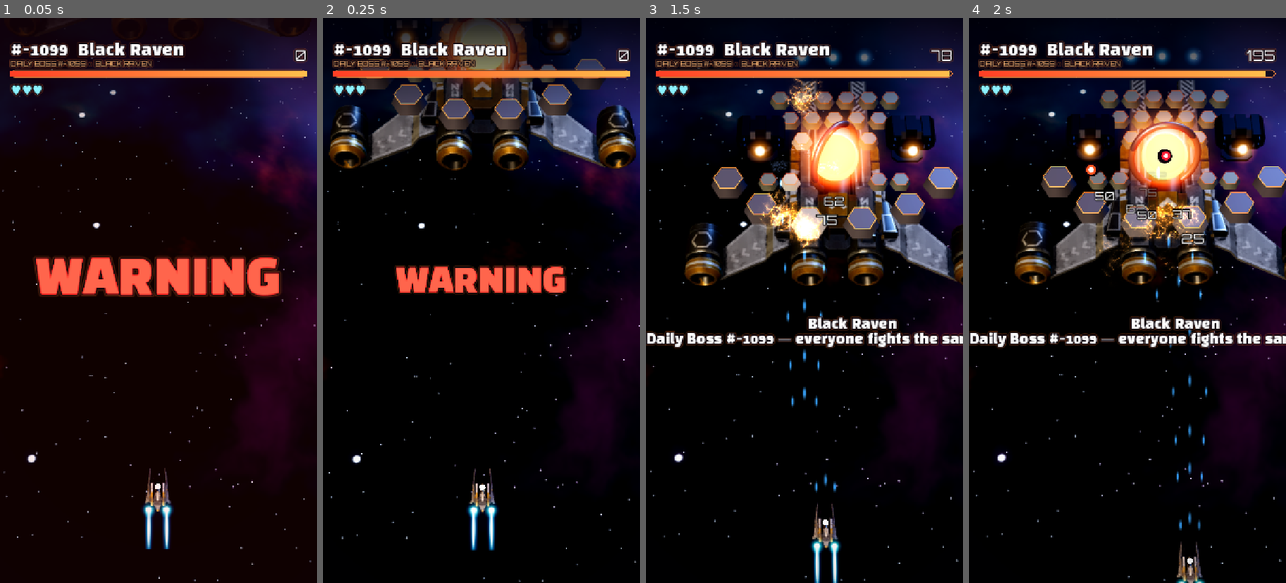
Above: before the commit, frames 1-4 (left to right).
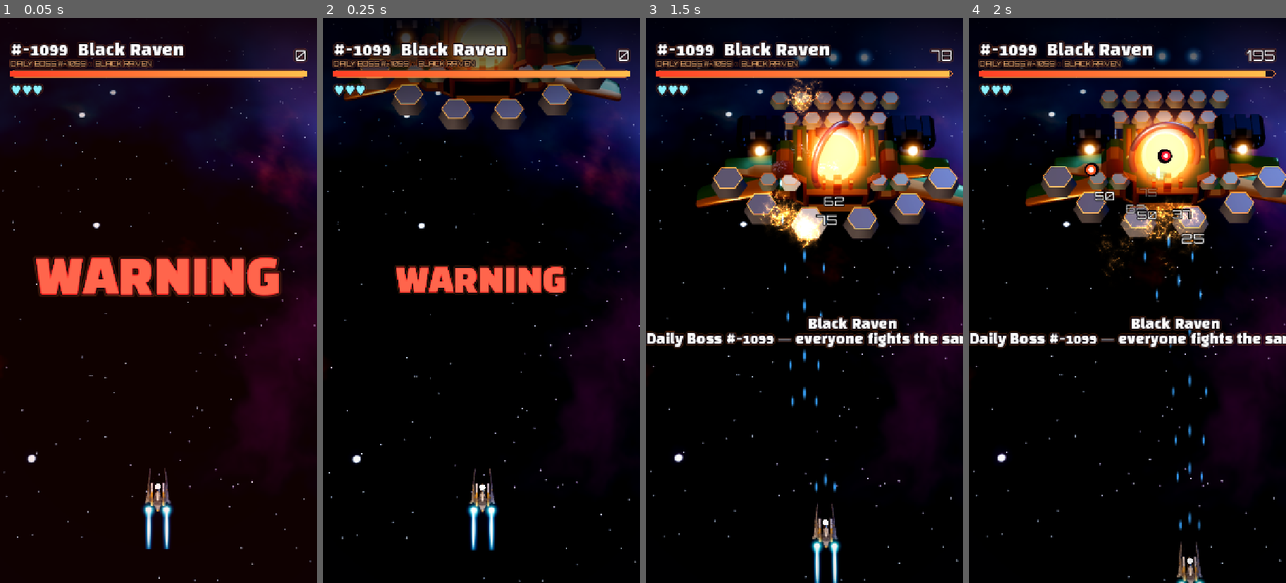
Above: after the commit, the same moments.

Repository: aske0115/thirdPrj
Game: Godot game, scene res://scenes/main.tscn
The game is run twice, just before and just after one commit, with the same random seed, the same clock (stepped at 60 frames per second) and the same inputs.
Inputs (mouse positions are in pixels of both pictures, inside the frame that each line leads up to):
- Up to frame 1 (0.05 s): no input
- Up to frame 2 (0.25 s): no input
- Up to frame 3 (1.5 s): move the mouse to (874, 272) at 0.52 s; click (874, 272) at 0.67 s; drag from (741, 328) to (788, 413) at 1.27 s
- Up to frame 4 (2 s): no input

The runs differ from the first frame. In frame 1, less than 0.1% of the frame differs, in the area x 7-96%, y 0-4%; in frame 2, 8.8%; in frame 3, 11%, in the area x 12-100%, y 11-48%; in frame 4, 9.9%.

Commit message:
결정 012: 졸병 3종(편대 전투기·기뢰·방패 드론)으로 기체 무기 상성, 날마다 보스 몸통 4종·졸병 2종, 기체 모델 4종 교체(Poly Pizza Quaternius CC0), 조각 15=보석 1
Co-Authored-By: Claude Opus 5.5 <noreply@anthropic.com>

Diff:
--- a/scripts/daily.gd
+++ b/scripts/daily.gd
@@ -11,6 +11,9 @@
 	["번개", "Thunder"], ["얼어붙은", "Frozen"], ["검은", "Black"], ["황금", "Golden"], ["울부짖는", "Howling"]]
 const NOUN := [["고래", "Whale"], ["가오리", "Manta"], ["거북", "Turtle"], ["상어", "Shark"], ["해파리", "Jelly"],
 	["까마귀", "Raven"], ["딱정벌레", "Beetle"], ["전갈", "Scorpion"], ["매", "Hawk"], ["뱀장어", "Eel"]]
+# 보스 몸통(모두 Quaternius CC0, docs/ASSETS.md). rot = 머리가 화면 아래(플레이어 쪽)로 오게 돌리는 각.
+const HULLS := [{model = "res://assets/ships/Executioner.gltf", rot = 180.0}, {model = "res://assets/ships/Station.glb", rot = 0.0},
+	{model = "res://assets/ships/Hauler.glb", rot = 180.0}, {model = "res://assets/ships/Interceptor.glb", rot = 180.0}]
 const WARM := [[2.6, 0.9, 0.35], [2.6, 0.75, 0.3], [2.8, 0.6, 0.25], [2.6, 1.6, 0.4]]
 # 적탄 색: 내 탄(청록·하늘색)과 헷갈리지 않게 파랑·청록 계열은 쓰지 않는다(사용자 원칙)
 const COOL := [[1.0, 0.55, 2.6], [1.0, 0.6, 2.8], [2.8, 0.35, 0.6], [1.6, 0.5, 2.6]]
@@ -65,6 +68,21 @@
 		{patterns = [_gun2(r, "gun_l", warm, 1.0), _gun2(r, "gun_r", warm, -1.0), _fan(r, "core", cool, 0.0, 9, 70)]},
 		{patterns = [_spiral(r, "core", warm, 5, 1.0, 0.085, 0.1), _ring(r, "core", cool, 28), _fan(r, "core", [2.8, 2.6, 2.2], 0.0, 3, 14, 520.0, 0.7)]},
 	]
+	# 졸병(결정 012): 날마다 3종 중 2종을 데려옴 → 날마다 유리한 기체가 다름
+	var kinds := ["fighter", "mine", "drone"]
+	kinds.remove_at(r.randi() % 3)
+	var minions := [[], [], []]
+	for k2 in kinds:
+		match k2:
+			"fighter":
+				minions[0].append({kind = "fighter", every = r.randf_range(8.0, 10.0), count = r.randi_range(4, 6), delay = 3.0})
+				minions[1].append({kind = "fighter", every = r.randf_range(10.0, 12.0), count = 4, delay = 4.0})
+			"mine":
+				minions[0 if not "fighter" in kinds else 1].append({kind = "mine", every = r.randf_range(7.0, 9.0), count = r.randi_range(2, 3), delay = 2.0})
+				minions[2].append({kind = "mine", every = 10.0, count = 2, delay = 5.0})
+			"drone":
+				minions[2].append({kind = "drone", every = 0.0, count = 3, delay = 1.0})
+	var hull_def: Dictionary = HULLS[r.randi() % HULLS.size()]
 	# 사람 기준 난이도(실기기 판정 "피하기 까다롭다"): 탄 속도 85%, 발사 간격 1.2배 → 화면 탄 수 약 30% 감소
 	for ph in phases:
 		for pat in ph.patterns:
@@ -77,7 +95,7 @@
 		name = {ko = "%s %s" % [adj[0], noun[0]], en = "%s %s" % [adj[1], noun[1]]},
 		intro = {ko = "오늘의 보스 #%d — 전 세계가 같은 보스와 싸워요" % n, en = "Daily Boss #%d — everyone fights the same one today" % n},
 		hull_color = [hull.r, hull.g, hull.b], edge_color = [edge.r, edge.g, edge.b],
-		parts = parts, phases = phases,
+		parts = parts, phases = phases, minions = minions, hull = hull_def,
 	}
 
 static func _near(parts: Array, x: float, y: float) -> bool:
--- a/scripts/main.gd
+++ b/scripts/main.gd
@@ -17,6 +17,7 @@
 var fx: Fx
 var hud: Hud
 var view: View3D
+var minions: Minions
 var day := 0
 var ship: Dictionary
 var save: ConfigFile
@@ -92,6 +93,13 @@
 	boss.phase_changed.connect(_on_phase)
 	boss.defeated.connect(_on_defeated)
 	boss.part_hit.connect(_on_part_hit)
+	minions = Minions.new()
+	minions.boss = boss
+	minions.enemy = enemy
+	minions.plan = boss.data.get("minions", [])
+	add_child(minions)
+	minions.died.connect(_on_minion_died)
+	minions.spawned.connect(func(m): view.minion_spawned(m))
 	save = Ships.load_save()
 	ship = Ships.get_ship(args.get("ship", save.get_value("ships", "selected", "striker")))
 	player = Player.new()
@@ -178,13 +186,17 @@
 	if auto and not over:
 		player.position = Vector2(360 + sin(t * 1.3) * 240.0, 1060 + sin(t * 0.7) * 60.0)
 	boss.player_pos = player.position
-	if ship.weapon == "homing":
-		shots.target = boss.aim_point(player.position)
+	if ship.weapon == "homing":  # 졸병이 있으면 졸병부터(유도탄이 잔챙이를 정리해 주는 맛)
+		var mt := minions.nearest(player.position)
+		shots.target = mt if mt != Vector2.INF else boss.aim_point(player.position)
+	minions.player_pos = player.position
+	if not over:
+		minions.update(delta)
 	boss.update(delta)
 	player.update(delta, not over and t > 0.35)
 	enemy.update(delta)
 	shots.update(delta)
-	var dealt := 0.0 if over else boss.take_hits(shots, 2.5 * float(ship.power))  # 끝난 뒤 날아가던 탄이 결과를 바꾸지 않게
+	var dealt := 0.0 if over else minions.take_hits(shots, 2.5 * float(ship.power)) + boss.take_hits(shots, 2.5 * float(ship.power))  # 끝난 뒤 날아가던 탄이 결과를 바꾸지 않게
 	if dealt > 0.0:
 		score += int(dealt) * 3
 	if not over and player.invuln <= 0.0 and enemy.hit_circle(player.position, player.hitbox) >= 0:
@@ -249,6 +261,20 @@
 	score += int(p.max_hp) * 10
 	_vibrate(60 if big else 35, 0.9 if big else 0.6)
 
+func _on_minion_died(m: Minions.M, killed: bool) -> void:
+	view.minion_died(m, killed)
+	if not killed:
+		return
+	var n: int = Minions.STATS[m.kind].shards
+	fx.burst("spark", m.pos, 0.9)
+	fx.burst("boom", m.pos, 0.5)
+	fx.spawn_gems(m.pos, n * 3, 160.0)
+	fx.number(m.pos, n * 100, false)
+	score += n * 100
+	shake = maxf(shake, 0.3)
+	fx.play("metal", randf_range(1.2, 1.5), -8.0)
+	_vibrate(15, 0.4)
+
 func _on_phase(ph: int) -> void:
 	# 단계가 바뀌면 화면의 적탄이 모두 보석으로 바뀜(쾌감 + 숨 돌릴 틈)
 	var left := enemy.clear_all()
@@ -261,6 +287,7 @@
 
 func _on_defeated(at: Vector2) -> void:
 	over = true
+	minions.clear()
 	var left := enemy.clear_all()
 	for i in left.size():
 		if i % 2 == 0:
--- /dev/null
+++ b/scripts/minions.gd
@@ -0,0 +1,146 @@
+# 졸병(결정 012): 보스가 데리고 나오는 작은 적. 무기마다 활약할 표적을 만든다.
+#   fighter(편대 전투기) — 떼로 내려오며 가끔 한 발씩: 부채꼴(와이드)이 유리
+#   mine(기뢰)          — 천천히 떠다니다 안 부수면 고리 탄으로 터짐: 유도탄(헌터)이 유리
+#   drone(방패 드론)     — 핵 주위를 돌며 내 탄을 막음: 굵은 탄(랜스)이 유리
+# 판정은 2D(화면 좌표), 그림은 View3D가 3D 모델로. 졸병 몸에 닿아도 피해는 없음(탄만 위험 — 공정성).
+class_name Minions
+extends Node
+
+class M:
+	var kind: String
+	var pos: Vector2
+	var vel := Vector2.ZERO
+	var r: float
+	var hp: float
+	var t := 0.0
+	var fire_t := 0.0
+	var phase := 0.0   # 드론 공전 각, 편대 흔들림 위상
+	var alive := true
+
+signal spawned(m: M)
+signal died(m: M, killed: bool)
+
+const STATS := {fighter = {r = 20.0, hp = 6.0, shards = 3}, mine = {r = 22.0, hp = 14.0, shards = 5}, drone = {r = 24.0, hp = 30.0, shards = 8}}
+const MINE_FUSE := 4.5        # 이 시간 안에 못 부수면 터짐
+const FIGHTER_SHOT_EVERY := 1.8
+const SHOT_COL := Color(2.6, 0.9, 0.35)
+
+var list: Array[M] = []
+var boss: Boss
+var enemy: Bullets
+var player_pos := Vector2(360, 1000)
+var plan: Array = []      # 단계별 [{kind, every, count}] (보스 데이터 "minions")
+var timers := {}
+
+func update(dt: float) -> void:
+	if boss.dead or boss.entering > 0.0:
+		return
+	var ph: Array = plan[boss.phase - 1] if boss.phase - 1 < plan.size() else []
+	for i in ph.size():
+		var w: Dictionary = ph[i]
+		var key := "%d:%d" % [boss.phase, i]
+		if not timers.has(key):
+			timers[key] = float(w.get("delay", 2.0))
+		timers[key] -= dt
+		if timers[key] <= 0.0:
+			timers[key] += float(w.every) if float(w.every) > 0.0 else INF  # every 0 = 단계 시작에 한 번
+			_wave(w.kind, int(w.count))
+	for m in list:
+		if not m.alive:
+			continue
+		m.t += dt
+		match m.kind:
+			"fighter":
+				m.pos += m.vel * dt
+				m.pos.x += sin(m.t * 2.2 + m.phase) * 70.0 * dt
+				m.fire_t -= dt
+				if m.fire_t <= 0.0 and m.pos.y > 80.0 and m.pos.y < 760.0:
+					m.fire_t = FIGHTER_SHOT_EVERY
+					enemy.spawn(m.pos, (player_pos - m.pos).normalized() * 200.0, 8.0, SHOT_COL)
+				if m.pos.y > 1360.0:
+					_remove(m, false)
+			"mine":
+				m.pos += m.vel * dt
+				m.vel *= pow(0.5, dt)
+				if m.t >= MINE_FUSE:
+					for j in 10:  # 느린 고리 — 틈이 넓어 사람이 피할 수 있게
+						enemy.spawn(m.pos, Vector2.from_angle(TAU * j / 10.0 + m.phase) * 150.0, 8.0, Color(1.0, 0.55, 2.6))
+					_remove(m, false)
+			"drone":
+				var core := _core_pos()
+				m.phase += dt * 1.1
+				m.pos = core + Vector2.from_angle(m.phase) * 120.0
+	list = list.filter(func(x: M) -> bool: return x.alive)
+
+func _core_pos() -> Vector2:
+	for p in boss.parts:
+		if p.group == "core":
+			return boss.part_world(p)
+	return boss.global_position
+
+func _wave(kind: String, n: int) -> void:
+	var core := _core_pos()
+	for i in n:
+		var m := M.new()
+		m.kind = kind
+		m.r = STATS[kind].r
+		m.hp = STATS[kind].hp
+		match kind:
+			"fighter":  # 화면 위 한쪽에서 V자로 내려옴
+				var side := -1.0 if randi() % 2 else 1.0
+				m.pos = Vector2(360.0 + side * (120.0 + i * 40.0), -40.0 - i * 50.0)
+				m.vel = Vector2(-side * 30.0, 240.0)
+				m.phase = i * 0.7
+				m.fire_t = 0.8 + i * 0.25
+			"mine":  # 보스에서 아래로 흩뿌림
+				m.pos = core + Vector2(randf_range(-60, 60), 40)
+				m.vel = Vector2.from_angle(PI / 2 + (i - (n - 1) / 2.0) * 0.5) * 260.0
+				m.phase = randf() * TAU
+			"drone":
+				m.phase = TAU * i / n
+				m.pos = core + Vector2.from_angle(m.phase) * 120.0
+		list.append(m)
+		spawned.emit(m)
+
+func _remove(m: M, killed: bool) -> void:
+	m.alive = false
+	died.emit(m, killed)
+
+func clear() -> void:
+	for m in list:
+		if m.alive:
+			_remove(m, false)
+	list.clear()
+
+# 내 탄이 졸병에 맞았는지. 맞은 탄은 없어짐(드론이 탄을 막는 원리). 준 피해 합을 돌려줌.
+func take_hits(shots: Bullets, dmg: float) -> float:
+	if list.is_empty():
+		return 0.0
+	var dealt := 0.0
+	for k in shots.cap:
+		if shots.life[k] <= 0.0:
+			continue
+		var bp := shots.pos[k]
+		for m in list:
+			if not m.alive or bp.distance_squared_to(m.pos) > (m.r + 6.0) * (m.r + 6.0):
+				continue
+			shots.kill(k)
+			var d := dmg * shots.dmg[k]
+			m.hp -= d
+			dealt += d
+			if m.hp <= 0.0:
+				_remove(m, true)
+			break
+	return dealt
+
+# 유도탄 목표: 가장 가까운 졸병(없으면 INF)
+func nearest(from: Vector2) -> Vector2:
+	var best := Vector2.INF
+	var bd := INF
+	for m in list:
+		if m.alive and m.pos.y > 0.0:
+			var d := m.pos.distance_squared_to(from)
+			if d < bd:
+				bd = d
+				best = m.pos
+	return best
--- a/scripts/ships.gd
+++ b/scripts/ships.gd
@@ -1,4 +1,4 @@
-# 기체 목록(기획·난이도 담당 수치): 기체마다 기본 무기 성격이 다르고, 보석으로 언락한다.
+# 기체 목록(기획·난이도 담당 수치). 모델은 모두 Quaternius CC0(docs/ASSETS.md), rot = 기수가 보스(화면 위)로 오게 돌리는 각: 기체마다 기본 무기 성격이 다르고, 보석으로 언락한다.
 # 내 탄 색은 청록·초록·흰파랑 계열만 — 적탄(주황·자홍·빨강)과 절대 헷갈리지 않게(사용자 원칙).
 # 피해량은 boss.take_hits의 기본 피해(2.5)에 곱하는 배율. 초당 피해는 비슷하게, 느낌은 다르게.
 class_name Ships
@@ -7,30 +7,30 @@
 # shield = 방어막이 다시 차는 초(0이면 없음), hitbox = 판정 반지름 px, lives = 목숨, power = 피해 배율.
 const LIST := [
 	{id = "striker", ko = "스트라이커", en = "Striker", price = 0, weapon = "triple",
-		model = "res://assets/ships/Striker.gltf", tex = "",
+		model = "res://assets/ships/Striker.gltf", tex = "", rot = 180.0,
 		shield = 0.0, hitbox = 7.0, lives = 3, power = 1.0,
 		desc_ko = "세 갈래 연사 · 특성 없음", desc_en = "Triple stream · no perk",
 		shot = [0.45, 1.3, 2.0]},
 	{id = "wide", ko = "와이드", en = "Wide", price = 300, weapon = "spread",
-		model = "res://assets/ships/Striker.gltf", tex = "res://assets/ships/Striker_Green.png",
+		model = "res://assets/ships/Fighter.glb", tex = "", rot = 0.0,
 		shield = 30.0, hitbox = 7.0, lives = 3, power = 1.1,
 		desc_ko = "다섯 갈래 부채 · 30초마다 방어막", desc_en = "5-way fan · shield every 30s",
 		shot = [0.5, 2.0, 0.9]},
 	{id = "lance", ko = "랜스", en = "Lance", price = 800, weapon = "lance",
-		model = "res://assets/ships/Imperial.gltf", tex = "res://assets/ships/Imperial_Blue.png",
+		model = "res://assets/ships/Lancer.glb", tex = "", rot = 0.0,
 		shield = 20.0, hitbox = 5.0, lives = 3, power = 1.2,
 		desc_ko = "굵은 한 줄기 · 20초마다 방어막 · 작은 판정", desc_en = "Heavy beam · shield 20s · small hitbox",
 		shot = [1.3, 1.7, 2.4]},
 	{id = "hunter", ko = "헌터", en = "Hunter", price = 1600, weapon = "homing",
-		model = "res://assets/ships/Imperial.gltf", tex = "res://assets/ships/Imperial_Purple.png",
+		model = "res://assets/ships/Raider.glb", tex = "", rot = 0.0,
 		shield = 15.0, hitbox = 5.0, lives = 4, power = 1.3,
 		desc_ko = "유도 미사일 · 15초마다 방어막 · 작은 판정 · 목숨 4", desc_en = "Homing · shield 15s · small hitbox · 4 lives",
 		shot = [0.4, 2.0, 1.5]},
 ]
 
-# 보석 경제: 날아다니는 조각 10개 = 보석 1, 격파 보너스 30. 한 판 약 15(짐)~50(격파).
+# 보석 경제: 날아다니는 조각 15개 = 보석 1, 격파 보너스 30. 한 판 약 15(짐)~50(격파).
 # 하루 무료 50 + 광고 50×3. 여러 판 하고 광고도 봐야 살 수 있게(사용자 기준) — 헌터까지 광고 보면 약 9일.
-const SHARDS_PER_GEM := 10
+const SHARDS_PER_GEM := 15  # 졸병이 생겨 조각이 약 2배 → 15개 = 보석 1
 const WIN_BONUS := 30
 const DAILY_FREE := 50
 const AD_REWARD := 50
--- a/scripts/view3d.gd
+++ b/scripts/view3d.gd
@@ -22,6 +22,8 @@
 var bank := 0.0
 var shield: MeshInstance3D
 var moving: Array[Dictionary] = []
+var minion_nodes := {}   # Minions.M → Node3D
+const MINION_LOOK := {fighter = {model = "res://assets/ships/Drone.glb", rot = 180.0, w = 72.0}, mine = {model = "res://assets/ships/Mine.glb", rot = 0.0, w = 50.0}, drone = {model = "res://assets/ships/Scout.glb", rot = 0.0, w = 70.0}}
 const BLEED := 24.0  # 3D 층을 화면보다 사방 24px 크게 — 흔들려도 가장자리 빈 바탕이 안 비치게
 var flash: OmniLight3D
 var flash_t := 0.0
@@ -206,15 +208,16 @@
 
 func _boss() -> void:
 	var b := main.boss
-	var model: Node3D = load("res://assets/ships/Executioner.gltf").instantiate()
+	var hd: Dictionary = b.data.get("hull", {model = "res://assets/ships/Executioner.gltf", rot = 180.0})  # 날마다 다른 몸통
+	var model: Node3D = load(hd.model).instantiate()
 	var hc := b.hull_col
 	_recolor(model, func(src: Material) -> Material:
 		var m: StandardMaterial3D = (src as StandardMaterial3D).duplicate() if src is StandardMaterial3D else StandardMaterial3D.new()
-		m.albedo_color = Color(0.72, 0.74, 0.82).lerp(hc * 3.0, 0.25)  # 보스 데이터의 선체 색을 살짝 섞음(주마다 다른 색)
+		m.albedo_color = Color(0.5, 0.52, 0.58).lerp(hc * 3.0, 0.3)  # 어둡게 눌러 탄이 더 튀게 + 날마다 다른 선체 색
 		m.metallic = 0.75
 		m.roughness = 0.38
 		return m)
-	hull = _wrap(model, 180.0)  # 머리가 화면 아래(플레이어 쪽)
+	hull = _wrap(model, float(hd.rot))  # 머리가 화면 아래(플레이어 쪽)
 	hull_w = 640.0
 	for p in b.parts:
 		var n: Node3D
@@ -354,7 +357,7 @@
 		m.rim = 0.8
 		m.rim_tint = 0.3
 		return m)
-	ship = _wrap(model, 180.0)  # 기수가 보스 쪽
+	ship = _wrap(model, float(main.ship.get("rot", 180.0)))  # 기수가 보스 쪽
 	shield = _glow_quad(1.6, Color(0.25, 0.6, 1.0), ship)  # 맞은 뒤 무적 동안 부드럽게 맥동하는 보호막
 	(shield.material_override as ShaderMaterial).set_shader_parameter("core_amt", 0.0)
 	shield.visible = false
@@ -366,6 +369,28 @@
 		fl.rotation_degrees.x = -90
 		fl.scale = Vector3(1, 3.2, 1)
 		fl.position = Vector3(s, -0.02, 0.85)
+
+# 졸병: 생길 때 모델을 만들고, 죽으면 파편과 함께 지움(수가 적어 그때그때 만들어도 됨)
+func minion_spawned(m: Minions.M) -> void:
+	var look: Dictionary = MINION_LOOK[m.kind]
+	var n := _wrap(load(look.model).instantiate(), float(look.rot))
+	if m.kind != "fighter":  # 기뢰는 붉게, 드론은 자홍 — 적이라는 게 바로 읽히게(내 탄 청록과 구분)
+		var g := _glow_quad(1.4, Color(1.6, 0.2, 0.15) if m.kind == "mine" else Color(1.4, 0.3, 1.2), n)
+		(g.material_override as ShaderMaterial).set_shader_parameter("core_amt", 0.0)
+		g.position.y = -0.2
+		n.set_meta("glow", g)
+	minion_nodes[m] = n
+
+func minion_died(m: Minions.M, killed: bool) -> void:
+	var n: Node3D = minion_nodes.get(m)
+	if n == null:
+		return
+	minion_nodes.erase(m)
+	if killed:
+		var u := units_per_px(m.pos)
+		for i in 5:
+			_debris(to3d(m.pos, 1.0), m.r * u * 0.6, m.r * u * 0.18, i)
+	n.queue_free()
 
 func _place(n: Node3D, at: Vector2, px_w: float, lift: float) -> void:
 	n.position = to3d(at, lift)
@@ -424,6 +449,19 @@
 		else:
 			m.emission_energy_multiplier = p.flash * 0.5
 	core_ring.rotation.z += dt * 1.5
+	for m in minion_nodes:
+		var mn: Node3D = minion_nodes[m]
+		mn.visible = b.visible
+		_place(mn, m.pos, MINION_LOOK[m.kind].w, 1.5)
+		match m.kind:
+			"fighter":
+				mn.rotation.y = -m.vel.x / 600.0
+			"mine":  # 터질 때가 가까울수록 빠르게 깜박이는 붉은 빛(경고)
+				mn.rotation.y += dt * 2.0
+				var gl: Node3D = mn.get_meta("glow")
+				gl.scale = Vector3.ONE * (0.7 + 0.5 * absf(sin(m.t * (3.0 + m.t * 2.0))))
+			"drone":
+				mn.rotation.y = -m.phase
 	flash_t = maxf(0.0, flash_t - dt)
 	flash.light_energy = 14.0 * flash_t / 0.5
 	# 내 기체: 좌우로 움직이면 그쪽으로 기울어짐
Binary file added: assets/ships/Drone.glb
Not shown, added: assets/ships/Drone.glb.import
Binary file added: assets/ships/Fighter.glb
Not shown, added: assets/ships/Fighter.glb.import
Binary file added: assets/ships/Fighter_Atlas.png
Not shown, changed: assets/ships/Fighter_Atlas.png.import
Binary file added: assets/ships/Hauler.glb
Not shown, added: assets/ships/Hauler.glb.import
Binary file added: assets/ships/Hauler_Atlas.png
Not shown, changed: assets/ships/Hauler_Atlas.png.import
Not shown, removed: assets/ships/Imperial.gltf
Binary file removed: assets/ships/Imperial_Blue.png
(and 23 more such lines)
